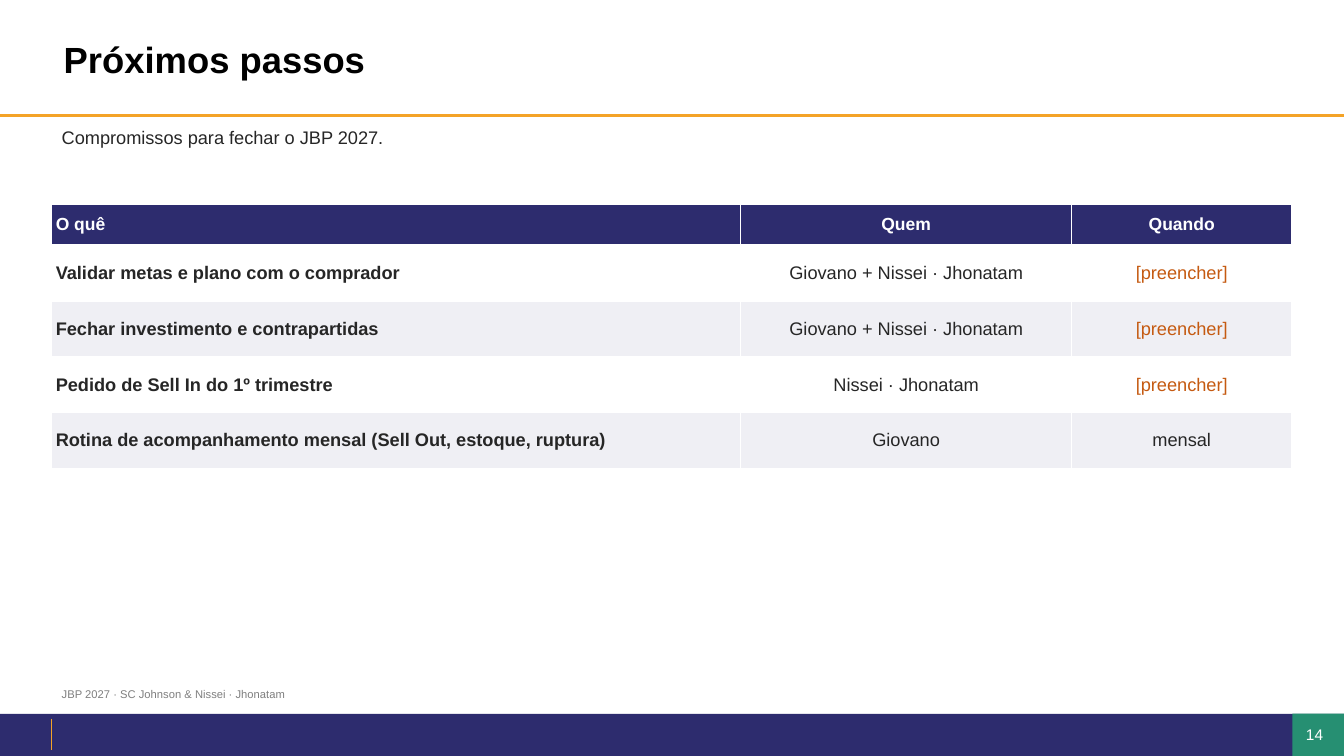
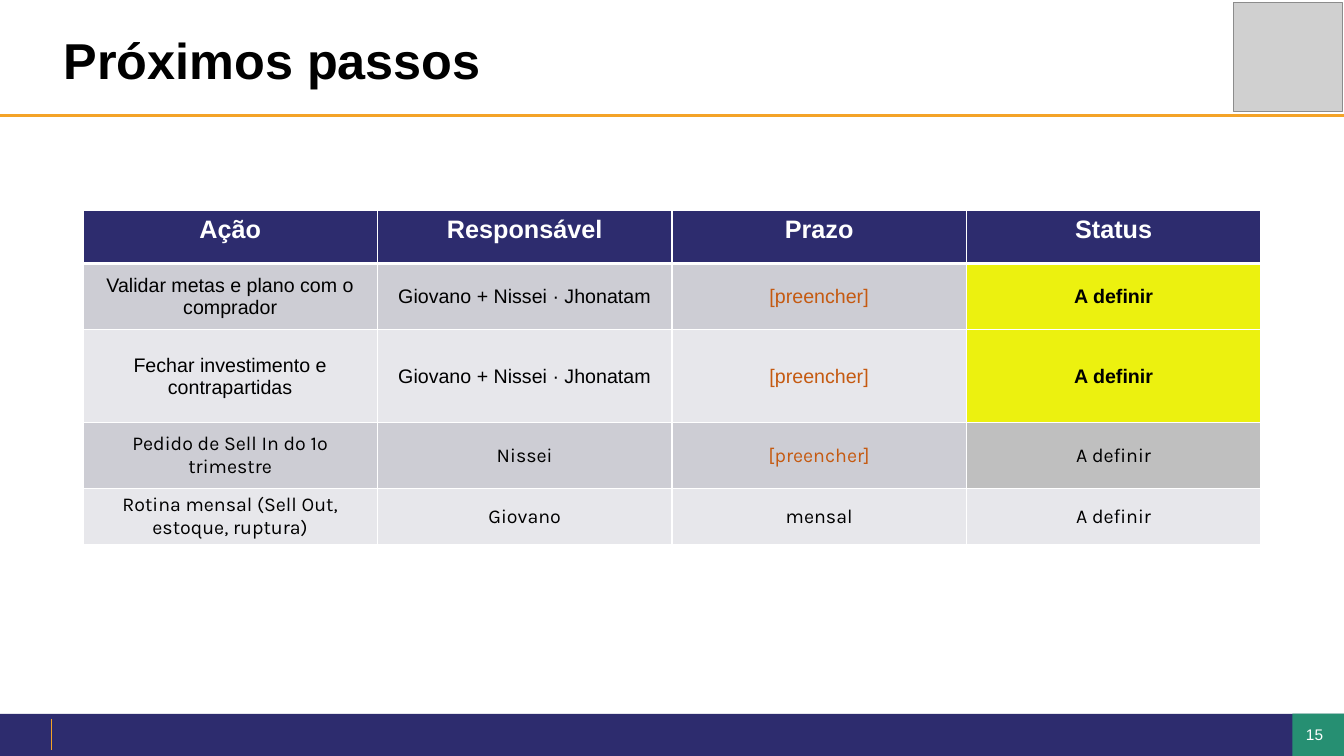
Before and after one commit to giovanoanjos27-del/Dashboard-Farma-sul, a slide deck: slide 15 of jbp/JBP2027_Nissei_Jhonatam.pptx (slide 14 before the commit). Drawn at 1344x756 pixels with LibreOffice and Linux fonts; fonts in the diff are those of the drawing; grey boxes stand for pictures; background and template pictures are left out. Boxes give left, top, right and bottom in pixels: in the first picture for what was removed or moved away, otherwise in the second. Text is boxed around its words. In the diff, an @@ line names an element or a change of style, - is before the commit and + after.

```diff
--- a/jbp/JBP2027_Nissei_Jhonatam.pptx
+++ b/jbp/JBP2027_Nissei_Jhonatam.pptx
@@ title "Próximos passos" at (64,42,481,89): size 26 to 36 pt @@
@@ rectangle added at (1177,11,1324,104), fill #FFFFFF @@
@@ picture added at (1234,3,1343,112) @@
@@ text removed at (62,130,383,148) @@
-Compromissos para fechar o JBP 2027.
@@ table at (83,211,1260,558) @@
-column 1: O quê | Validar metas e plano com o comprador | Fechar investimento e contrapartidas | Pedido de Sell In do 1º trimestre | Rotina de acompanhamento mensal (Sell Out, estoque, ruptura)
-column 2: Quem | Giovano + Nissei · Jhonatam | Giovano + Nissei · Jhonatam | Nissei · Jhonatam | Giovano
-column 3: Quando | [preencher] | [preencher] | [preencher] | mensal
+column 1: Ação | Validar metas e plano com o comprador | Fechar investimento e contrapartidas | Pedido de Sell In do 1º trimestre | Rotina mensal (Sell Out, estoque, ruptura)
+column 2: Responsável | Giovano + Nissei · Jhonatam | Giovano + Nissei · Jhonatam | Nissei | Giovano
+column 3: Prazo | [preencher] | [preencher] | [preencher] | mensal
+column 4: Status | A definir | A definir | A definir | A definir
@@ table: place and size @@
-table at (51,204,1293,468)
+table at (83,211,1260,558)
@@ text removed at (62,690,285,698) @@
-JBP 2027 · SC Johnson & Nissei · Jhonatam
@@ page number at (1293,715,1337,755): text changed @@
-14
+15
@@ page number at (1306,729,1323,740): text changed @@
-14
+15
```
Also in this commit, not shown: 4 other slides changed, 11 slides added, 9 slides removed, 7 other files.
